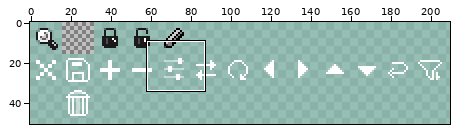
One commit to this pixel-art file: aseprite/icon.aseprite. The first picture is a wide view before the edit; the outline marks the close-up.
Close-up. Before the commit:
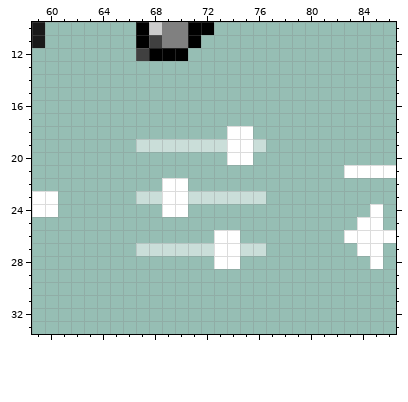
256x256 pixels, 1 frame. Pixels under 10% opacity are left out. Colours within 5 levels of each other are drawn and written as one. Shown: x 59..86, y 10..33. The wide view leaves out empty margins.
Now the later version:
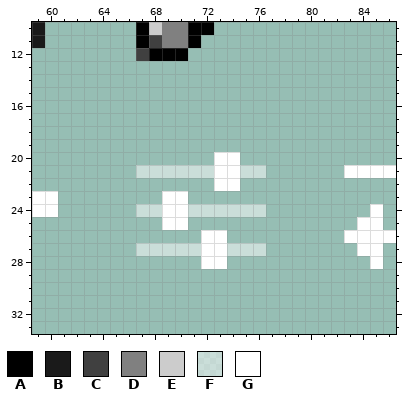
Palette (. is transparent): A #000000  B #1a1a1a  C #404040  D #808080  E #cccccc  F #ffffff7f  G #ffffff
The edit:
Changed rows in their new state; - is an unchanged pixel.
Layer "组 1/setting":
first column x 67:
18 -------..-
19 ..........
20 ------G-.-
21 FFFFFFGGFF
22 --..--GG--
23 ..--......
24 FF--FFFFFF
25 --GG------
26 -----G-.--
27 -----G-F--
28 -----G-.--
